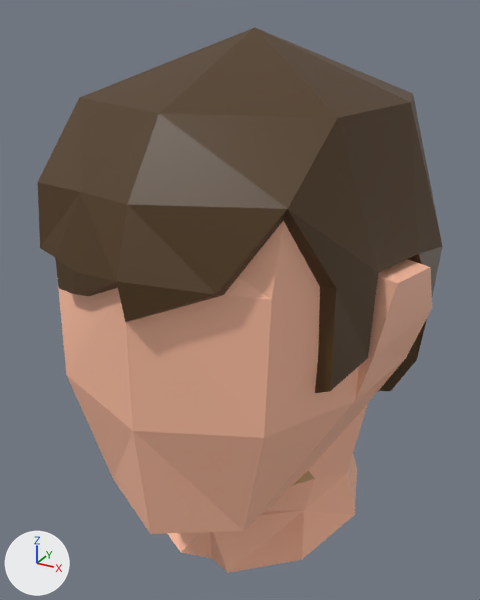
What one commit did to the COLLADA model Chr/BodyParts/ArcherHead.dae.
Rendered twice from a 50 mm camera at (1.18, -2.12, 8.72) aimed at (-0.02, 0.06, 7.63). The lights are fixed; the arrows at lower left show +X, +Y and +Z.

Objects in the first picture: 'Head'.
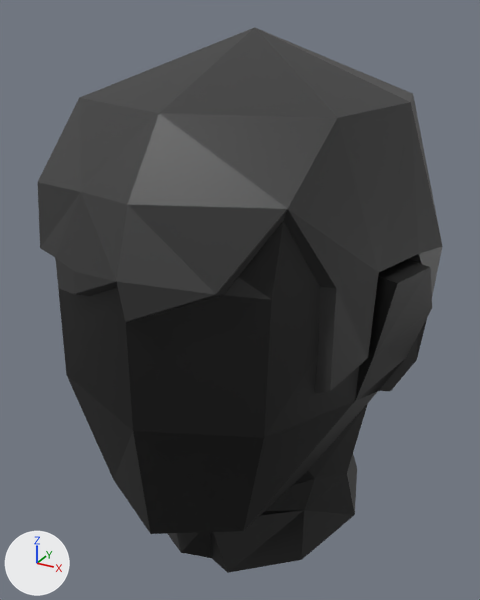
The change, as a diff of the scene's bpy script:
```diff
--- a/Chr/BodyParts/ArcherHead.dae.py
+++ b/Chr/BodyParts/ArcherHead.dae.py
@@ me_untitled_001 @@
 me_untitled_001.from_pydata(...)  # 148 vertices, 284 faces; spans x -0.74..0.74, y -0.74..0.84, z 6.52..8.66
 # used by ob_head; location = (0.0, 0.0, 0.0)
+# me_untitled_001 part 1: 160 faces centred in x -0.71..0.71, y -0.65..0.7, z 6.6..8.48 are repainted in the vertex colours; the middle colour goes from beige #ffbfa1 to black #000000
+# me_untitled_001 part 2: 124 faces centred in x -0.71..0.71, y -0.72..0.75, z 7.31..8.51 are repainted in the vertex colours; the middle colour goes from brown #4e3616 to black #333333
 me_untitled_001.materials.append(mat_vertex_colours)
```

Where the change shows, as pixel boxes [x1, y1, x2, y2] in the pictures (480 x 600 px):
part 1 of me_untitled_001, recoloured (brown to black)
    both: [57, 221, 432, 573]
part 2 of me_untitled_001, recoloured (brown to grey)
    both: [38, 27, 442, 393]
